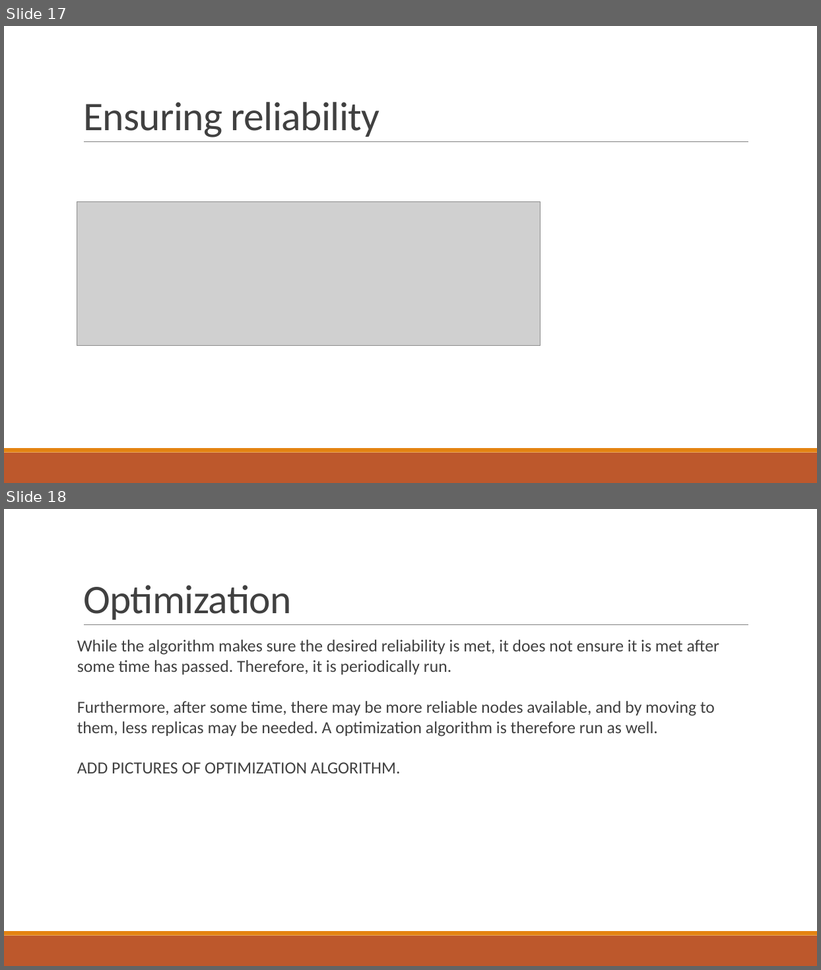
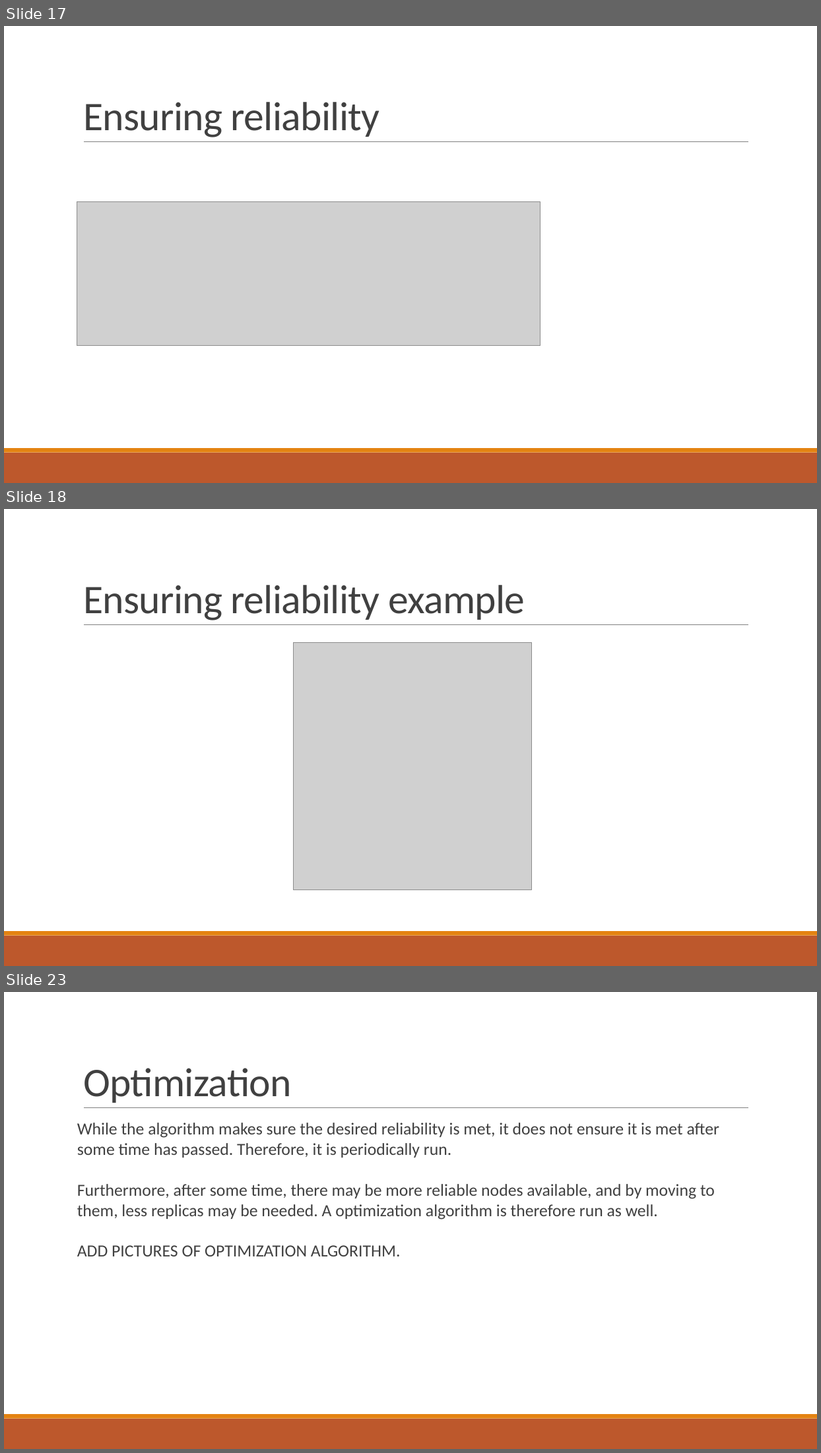
Before and after one commit to PStahl/master_thesis, a slide deck: presentation/presentation.pptx. Shown one above the other, each under a label of ours: slides 17 and 18 before the commit, slides 17, 18 and 23 after it; the slides between them are not shown. The pictures are 821x970 and 821x1453 pixels, drawn with LibreOffice and Linux fonts; fonts in the diff are those of the drawing; grey boxes stand for pictures. Boxes give left, top, right and bottom in pixels: in the first picture for what was removed or moved away, otherwise in the second. Text is boxed around its words. In the diff, an @@ line names an element or a change of style, - is before the commit and + after.

Commit message:
add images describing scheduling alg

```diff
--- a/presentation/presentation.pptx
+++ b/presentation/presentation.pptx
@@ slide 18 added at [4, 509, 817, 966], background #FFFFFF; not listed: 3 template elements that a slide beside it also shows @@
@@ title added at [83, 585, 525, 621], 48 pt, text #404040 @@
+Ensuring reliability example
@@ picture added at [293, 642, 532, 890] @@
@@ what was slide 18 is now slide 23 @@
```
Also in this commit, not shown: 4 other slides added.
